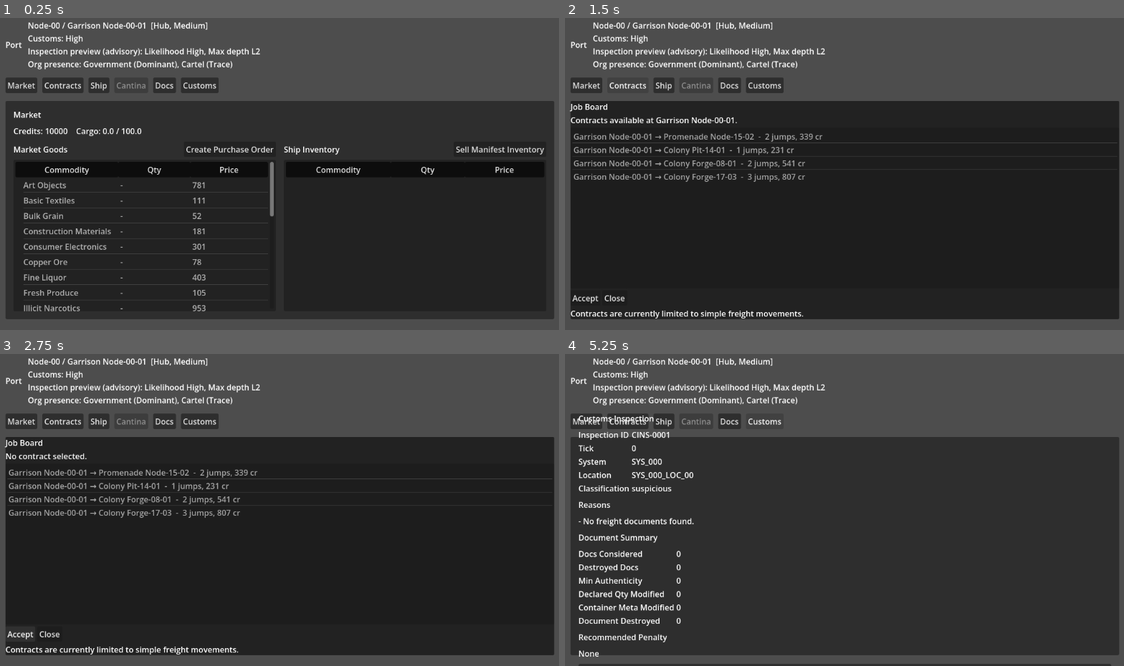
Above: before the commit, frames 1-4 (two rows, left to right).
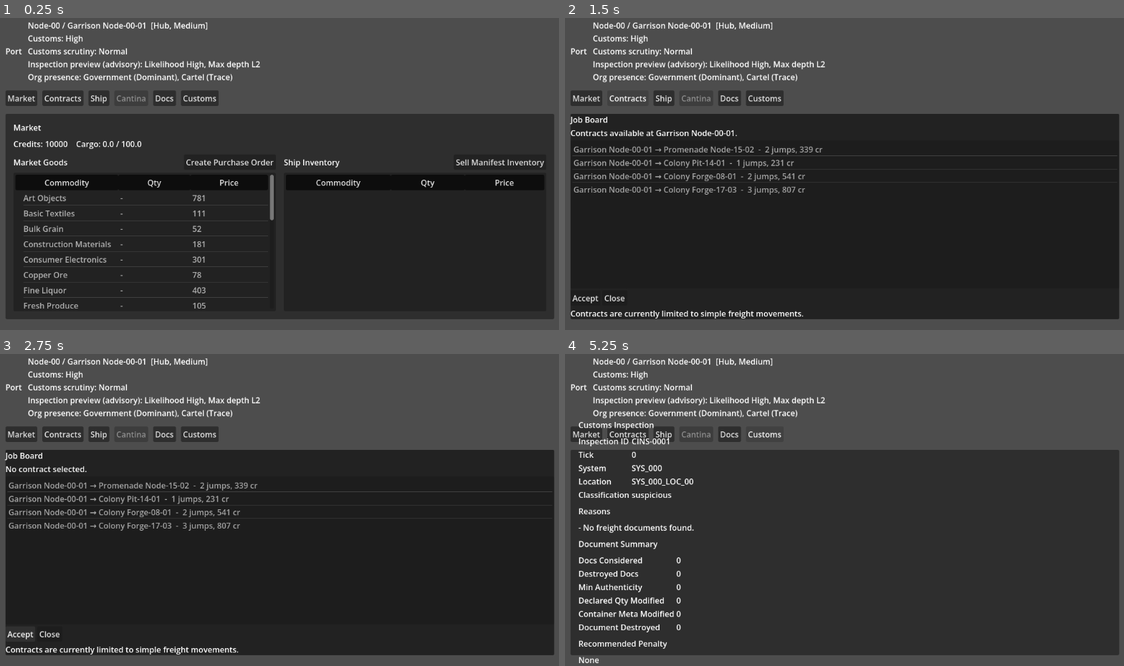
Above: after the commit, the same moments.

Repository: DKyd/Tiny-Cormorant
Game: Godot game, scene res://scenes/Port.tscn
Two runs of this game, one before a commit and one after it. Both use one fixed random seed, a clock stepped at 60 frames per second and the inputs below. This scene is started directly instead of the project's main scene.
Inputs:
- Up to frame 1 (0.25 s): no input
- Up to frame 2 (1.5 s): click "Market" at 0.5 s; click "Contracts" at 1.25 s
- Up to frame 3 (2.75 s): click "Accept" at 2 s
- Up to frame 4 (5.25 s): click "Accept" at 2.75 s; click "Ship" at 3.5 s; click "Docs" at 4.25 s; click "Customs" at 5 s

The runs differ from the first frame. In frame 1, 13% of the frame differs, in the area x 1-100%, y 7-95%; in frame 2, 9.3%; in frame 3, 9.2%; in frame 4, 11%.

Commit message:
issue-0097: Surface heightened-scrutiny (depth bias) in Port header (read-only)

Diff:
--- a/scripts/Port.gd
+++ b/scripts/Port.gd
@@ -89,7 +89,7 @@
 	var loc: Dictionary = GameState.get_current_location()
 
 	if sys_id == "":
-		system_info_label.text = "(unknown system)"
+		system_info_label.text = "(unknown system)\nCustoms scrutiny: Unknown"
 		return
 
 	var system: Dictionary = Galaxy.get_system(sys_id)
@@ -105,7 +105,7 @@
 	var org_summary: String = _build_org_presence_summary(loc)
 	var customs_bucket: String = GameState.get_customs_pressure_bucket()
 	var customs_line := "Customs: %s" % customs_bucket
-	var preview: Dictionary = GameState.get_inspection_preview({
+	var preview: Dictionary = GameState.resolve_customs_inspection_depth({
 		"system_id": sys_id,
 		"location_id": GameState.current_location_id,
 	})
@@ -122,6 +122,18 @@
 		]
 	else:
 		preview_line = "Inspection preview (advisory): Unknown"
+	var scrutiny_line: String = "Customs scrutiny: Unknown"
+	if preview_ok:
+		var depth_bias_variant = preview.get("depth_bias", 0)
+		var depth_bias: int = 0
+		if depth_bias_variant is int:
+			depth_bias = int(depth_bias_variant)
+		elif depth_bias_variant is float:
+			depth_bias = int(depth_bias_variant)
+		if depth_bias > 0:
+			scrutiny_line = "Customs scrutiny: Heightened (+%d depth)" % depth_bias
+		else:
+			scrutiny_line = "Customs scrutiny: Normal"
 
 	if loc_name != "":
 		var base_line := "%s / %s  [%s, %s]" % [
@@ -130,7 +142,7 @@
 			sys_type.capitalize(),
 			sec.capitalize()
 		]
-		var parts: Array = [base_line, customs_line, preview_line]
+		var parts: Array = [base_line, customs_line, scrutiny_line, preview_line]
 		if org_summary != "":
 			parts.append(org_summary)
 		system_info_label.text = "\n".join(parts)
@@ -140,7 +152,7 @@
 			sys_type.capitalize(),
 			sec.capitalize()
 		]
-		var parts: Array = [base_line, customs_line, preview_line]
+		var parts: Array = [base_line, customs_line, scrutiny_line, preview_line]
 		if org_summary != "":
 			parts.append(org_summary)
 		system_info_label.text = "\n".join(parts)
Not shown, changed: codex/runs/ACTIVE_RUN.txt
Not shown, added: codex/runs/issue-0097-surface-scrutiny-depth-bias-port-header/job.md
Not shown, added: codex/runs/issue-0097-surface-scrutiny-depth-bias-port-header/results.md
